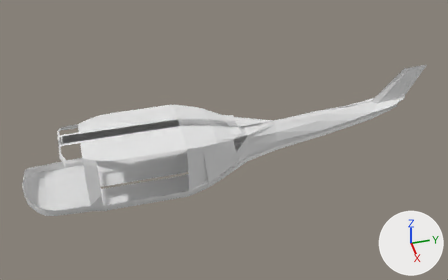
Renders of the Blender file BluePrintSources/bell205uh1.blend from each side of a commit.
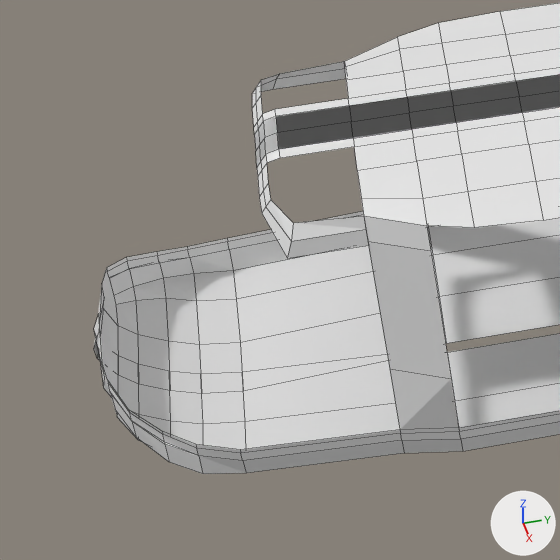
Old and new are each drawn whole from a 50 mm lens placed at (11.61, -3.14, 9.1), pointed at (0.09, -0.15, 0.04) and again close up on the part from 0% to 28% of the width and 39% to 84% of the height. The axes (+X, +Y, +Z) are drawn at lower right. The lights are the same throughout. The close-ups show mesh edges as thin lines.

In view in the first close-up: 'fuselage'.
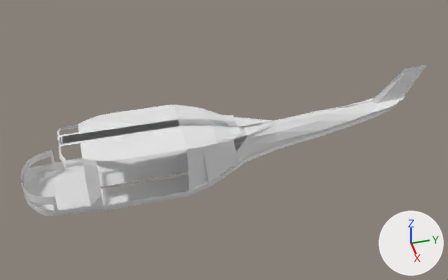
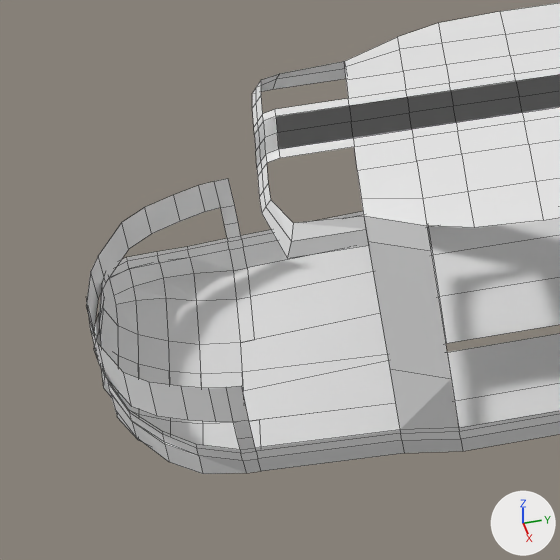
Location of each change, (x1, y1, x2, y2) in pixels of the close-ups (560 x 560 px):
```json
{"object": "fuselage", "change": "reshaped", "before": [94, 3, 560, 474], "after": [86, 3, 560, 474]}
{"part": 1, "of": "me_plane", "change": "built on", "before": [227, 211, 404, 473], "after": [86, 179, 404, 473]}
```

The change, as JSON lines over the scene's bpy script:
```json
{"block": "me_plane", "where": "# used by ob_fuselage; parent = ob_bell205uh1; location = (-1.17, -8.298, -2.367); scale = (0.139, 0.419, 1.0)"}
{"op": "remove", "block": "me_plane", "code": "me_plane.from_pydata(...)  # 272 vertices, 211 faces; spans x -1.0..7.1, y -4.5..19.3, z -1.6..0.6"}
{"op": "add", "block": "me_plane", "code": "me_plane.from_pydata(...)  # 299 vertices, 227 faces; spans x -1.0..7.1, y -4.5..19.3, z -1.6..0.6"}
{"block": "me_plane", "change": "me_plane part 1"}
{"block": "me_plane", "change": "6 faces are deleted"}
{"block": "me_plane", "change": "27 vertices are added at x -0.3..6.3, y -4.5..-2.7, z -1.6..-0.9"}
{"block": "me_plane", "change": "22 new faces join them"}
```
